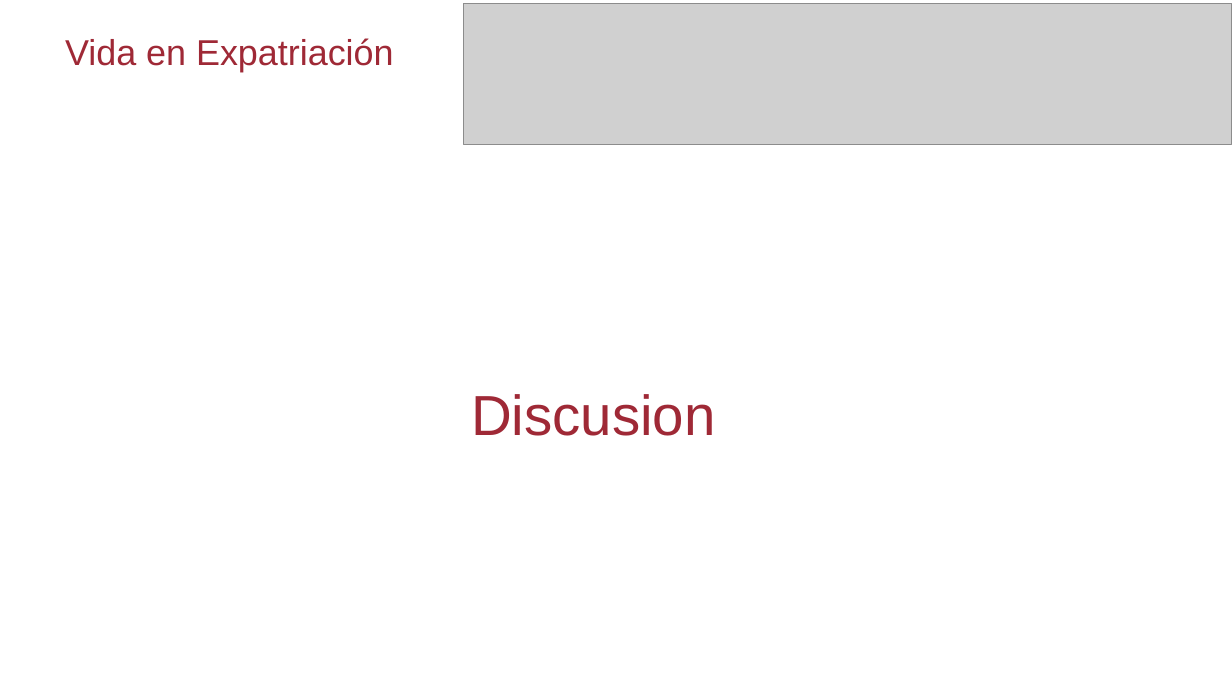
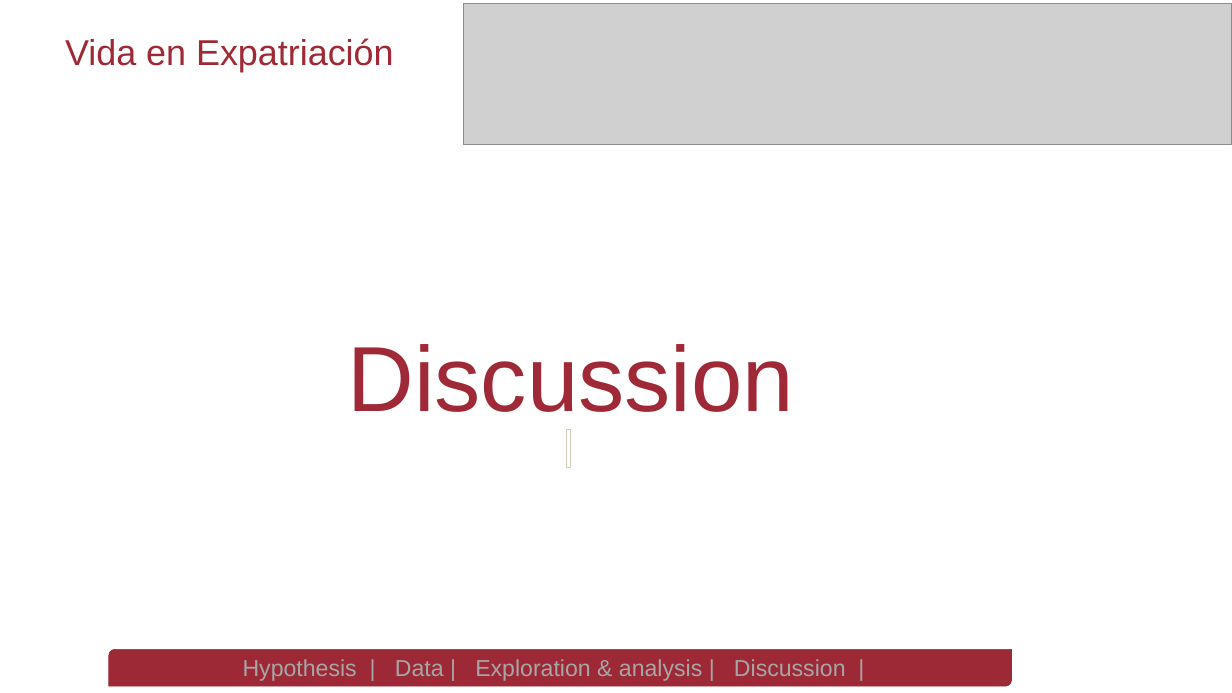
Before and after one commit to spastranas/GroupProject, a slide deck: slide 15 of World Happiness Analysis- Group 4 Final Presentation.pptx (slide 9 before the commit). Drawn at 1232x693 pixels with LibreOffice and Linux fonts; fonts in the diff are those of the drawing; grey boxes stand for pictures; background and template pictures are left out. Boxes give left, top, right and bottom in pixels: in the first picture for what was removed or moved away, otherwise in the second. Text is boxed around its words. In the diff, an @@ line names an element or a change of style, - is before the commit and + after.

```diff
--- a/World Happiness Analysis- Group 4 Final Presentation.pptx
+++ b/World Happiness Analysis- Group 4 Final Presentation.pptx
@@ text at (x1=347, y1=344, x2=794, y2=412): text changed; size 44 to 72 pt @@
-Discusion
+Discussion
@@ rectangle added at (x1=567, y1=430, x2=571, y2=467), outline #D3CBB6 0.75 pt @@
@@ round diag rect added at (x1=109, y1=650, x2=1012, y2=687), fill #9E2936, outline #9F2936 0.5 pt, 18 pt, text #A6A6A6 @@
+Hypothesis | Data | Exploration & analysis | Discussion |
```
Also in this commit, not shown: 3 other slides changed, 6 slides added, 2 other files.
